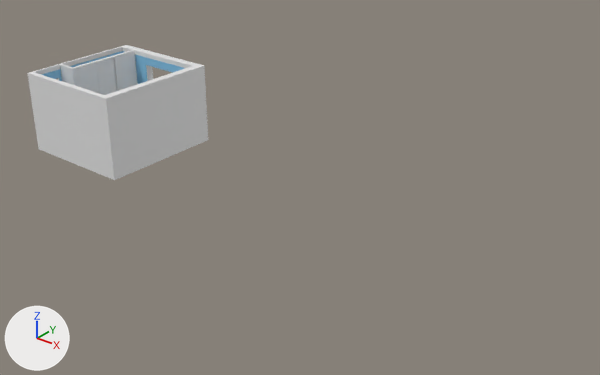
The FBX model Assets/Prefabs/Addressables/Bedroom.fbx, before and after one commit.
Both versions are drawn from a camera (50 mm lens) standing at (215.1, -175.9, 102.5) and looking at (87.4, -16.3, 3.6). Lighting does not change. The marker at lower left points along +X, +Y and +Z. Where no turn or scale is listed for an object, it has been applied to the vertices. Vertices at the same position are counted once.

In view in the first picture: 'Closet.001', 'ClosetDoor2.001', 'ClosetDoor2.002', 'ClosetDoor2.003', 'ClosetRailTop.001', 'Flat.002'.
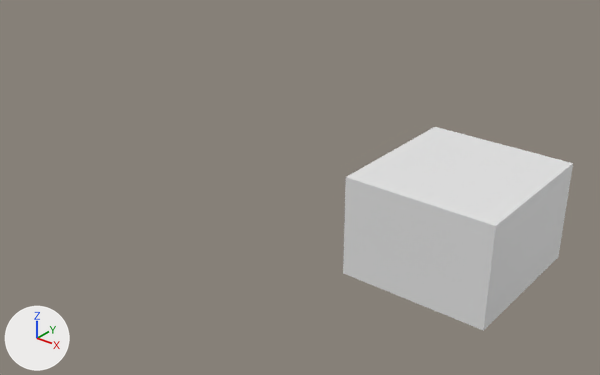
Changed parts and their boxes [x1, y1, x2, y2] in the pictures (600 x 375 px):
'Flat.002', reshaped, moved (27% wider, 51% taller)
    before: [27, 45, 208, 180]
    after: [343, 127, 573, 331]
'ClosetDoor2.002', deleted
    before: [114, 51, 138, 91]
'ClosetDoor2.003', deleted
    before: [97, 58, 117, 95]
'ClosetDoor2.001', deleted
    before: [75, 63, 100, 93]
'Closet.001', deleted
    before: [60, 64, 77, 86]
'ClosetRailTop.001', deleted
    before: [73, 50, 134, 69]
part 1 of me_plane_004, built on
    before: [35, 47, 191, 75]
    after: [353, 130, 558, 219]

The change, as a list of edits to the scene's bpy script:
```text
Change me_plane_004:
    used by ob_flat_002; location = (0.0, 0.0, 0.0)
    remove me_plane_004.from_pydata(...)  # 170 vertices, 174 faces; spans x 0.0..36.5, y -38.8..0.0, z -1.0..24.0
    add me_plane_004.from_pydata(...)  # 570 vertices, 464 faces; spans x 0.0..36.5, y -38.8..0.0, z -1.0..24.0
    me_plane_004 part 1
    12 faces are deleted
    28 vertices are added at x 5.9..28.4, y -36.1..-2.5, z 0.0..24.0
    12 new vertices lie (0.0, 0.0, 0.7) away from vertices in x 0.8..34.0, y -37.0..-2.5, z 22.6
    12 new vertices lie (0.0, 0.0, 22.9) away from vertices in x 6.0..7.0, y -10.4..-2.5, z 0.1
    52 new faces join them, mat_whitesemigloss (white #e7e7e7)
Remove ob_closetdoor2_002:
    ob_closetdoor2_002 = bpy.data.objects.new('ClosetDoor2.002', me_cube_002)
    ob_closetdoor2_002.location = (0.0, 0.0, 0.0)
Remove ob_closetdoor2_001:
    ob_closetdoor2_001 = bpy.data.objects.new('ClosetDoor2.001', me_cube_066)
    ob_closetdoor2_001.location = (0.0, 0.0, 0.0)
Remove ob_closetdoor2_003:
    ob_closetdoor2_003 = bpy.data.objects.new('ClosetDoor2.003', me_cube_004)
    ob_closetdoor2_003.location = (0.0, 0.0, 0.0)
Change ob_flat_002:
    ob_flat_002.location: (0.0, 0.0, 0.0) -> (118.4, 0.0, 0.0)
Remove ob_closet_001:
    ob_closet_001 = bpy.data.objects.new('Closet.001', me_cube_040)
    ob_closet_001.location = (0.0, 0.0, 0.0)
Remove ob_closetrailtop_001:
    ob_closetrailtop_001 = bpy.data.objects.new('ClosetRailTop.001', me_cube_063)
    ob_closetrailtop_001.location = (0.0, 0.0, 0.0)
```
